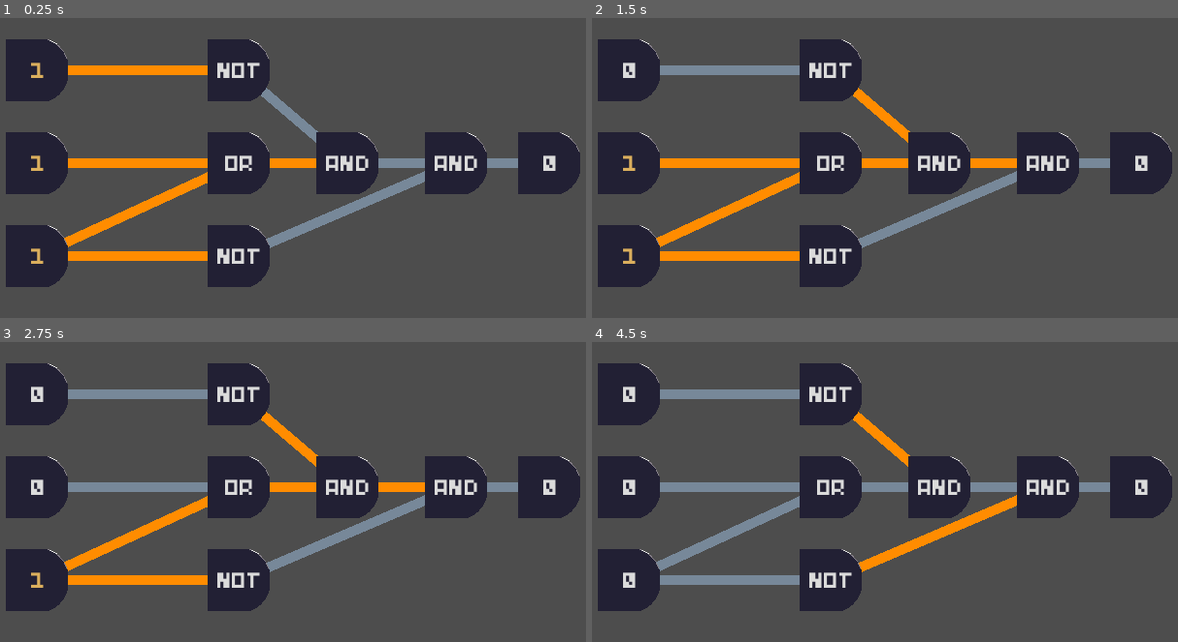
Above: before the commit, frames 1-4 (two rows, left to right).
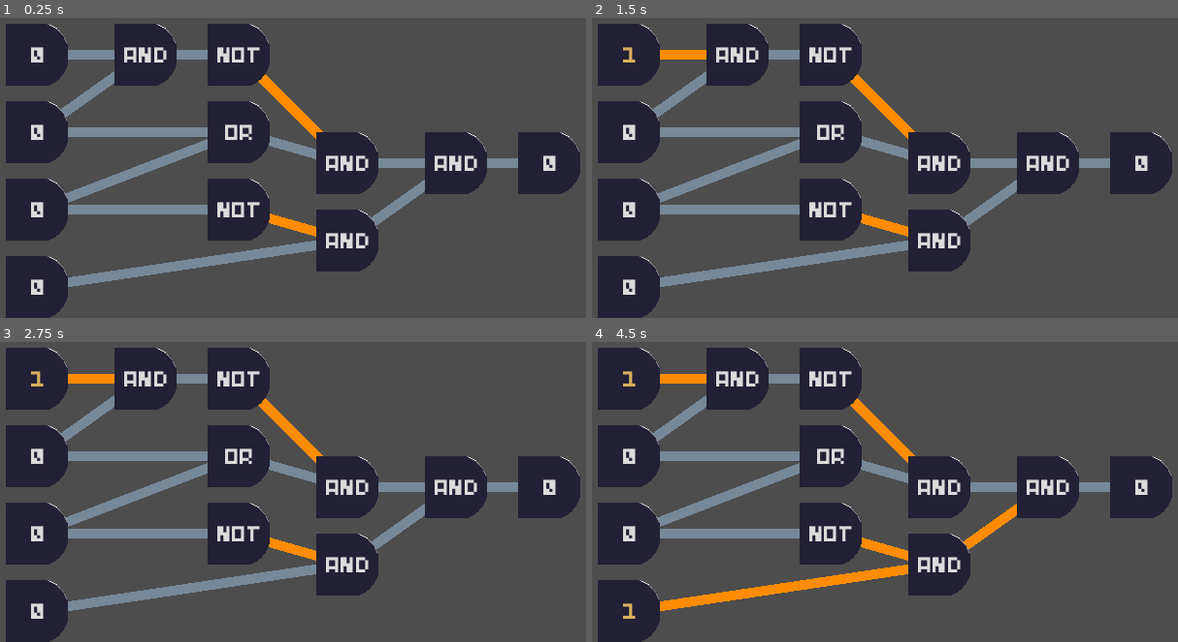
Above: after the commit, the same moments.

Repository: Glow-Project/gwj-60
Game: Godot game, scene res://levels/logicgates/logicgates.tscn
The game is run twice, just before and just after one commit, with the same random seed, the same clock (stepped at 60 frames per second) and the same inputs. The project has no main scene, so this scene is started directly.
Inputs (mouse positions are in pixels of both pictures, inside the frame that each line leads up to):
- Up to frame 1 (0.25 s): no input
- Up to frame 2 (1.5 s): tap Enter at 0.5 s; move the mouse to (627, 69) at 0.52 s; click (627, 69) at 0.67 s; tap Space at 1.25 s; move the mouse to (832, 69) at 1.27 s; click (832, 69) at 1.42 s
- Up to frame 3 (2.75 s): tap Enter at 2 s; move the mouse to (35, 486) at 2.02 s; click (35, 486) at 2.17 s
- Up to frame 4 (4.5 s): tap Space at 2.75, 4.25 s; move the mouse to (937, 486) at 2.77 s; click (937, 486) at 2.92 s; tap Enter at 3.5 s; move the mouse to (1142, 486) at 3.52 s; click (1142, 486) at 3.67 s; move the mouse to (627, 579) at 4.27 s; click (627, 579) at 4.42 s

The runs differ from the first frame. In frame 1, 25% of the frame differs, in the area x 0-73%, y 1-100%; in frame 2, 26%; in frame 3, 25%; in frame 4, 25%.

Commit message:
logiggates: more gates!

Diff:
--- a/components/logicgates/gate.gd
+++ b/components/logicgates/gate.gd
@@ -18,7 +18,7 @@
 @export var input1: GateConnection : set = set_input1
 @export var input2: GateConnection : set = set_input2
 
-var input_value: bool = true
+var input_value: bool = false
 
 var focus: bool = false
 
--- a/levels/logicgates/logicgates.tscn
+++ b/levels/logicgates/logicgates.tscn
@@ -7,9 +7,9 @@
 [node name="LogicGates" type="Node2D"]
 script = ExtResource("1_pyl2h")
 
-[node name="GateConnectionIn1Not" parent="." node_paths=PackedStringArray("source", "destination") instance=ExtResource("2_hem1n")]
+[node name="GateConnectionIn1Or2" parent="." node_paths=PackedStringArray("source", "destination") instance=ExtResource("2_hem1n")]
 source = NodePath("../In1")
-destination = NodePath("../Not")
+destination = NodePath("../Or2")
 
 [node name="GateConnectionNotAnd" parent="." node_paths=PackedStringArray("source", "destination") instance=ExtResource("2_hem1n")]
 source = NodePath("../Not")
@@ -18,6 +18,14 @@
 [node name="GateConnectionIn2Or" parent="." node_paths=PackedStringArray("source", "destination") instance=ExtResource("2_hem1n")]
 source = NodePath("../In2")
 destination = NodePath("../Or")
+
+[node name="GateConnectionOr2Not" parent="." node_paths=PackedStringArray("source", "destination") instance=ExtResource("2_hem1n")]
+source = NodePath("../Or2")
+destination = NodePath("../Not")
+
+[node name="GateConnectionIn2Or2" parent="." node_paths=PackedStringArray("source", "destination") instance=ExtResource("2_hem1n")]
+source = NodePath("../In2")
+destination = NodePath("../Or2")
 
 [node name="GateConnectionIn3Or" parent="." node_paths=PackedStringArray("source", "destination") instance=ExtResource("2_hem1n")]
 source = NodePath("../In3")
@@ -39,21 +47,29 @@
 source = NodePath("../And2")
 destination = NodePath("../Out")
 
-[node name="GateConnectionNot2And2" parent="." node_paths=PackedStringArray("source", "destination") instance=ExtResource("2_hem1n")]
-source = NodePath("../Not2")
+[node name="GateConnectionAnd3And2" parent="." node_paths=PackedStringArray("source", "destination") instance=ExtResource("2_hem1n")]
+source = NodePath("../And3")
 destination = NodePath("../And2")
 
+[node name="GateConnectionNot2And3" parent="." node_paths=PackedStringArray("source", "destination") instance=ExtResource("2_hem1n")]
+source = NodePath("../Not2")
+destination = NodePath("../And3")
+
+[node name="GateConnectionIn4And3" parent="." node_paths=PackedStringArray("source", "destination") instance=ExtResource("2_hem1n")]
+source = NodePath("../In4")
+destination = NodePath("../And3")
+
 [node name="In1" parent="." instance=ExtResource("1_sl0af")]
-position = Vector2(24, 32)
+position = Vector2(24, 24)
 type = 6
 
 [node name="Not" parent="." node_paths=PackedStringArray("input1") instance=ExtResource("1_sl0af")]
-position = Vector2(128, 32)
+position = Vector2(128, 24)
 type = 4
-input1 = NodePath("../GateConnectionIn1Not")
+input1 = NodePath("../GateConnectionOr2Not")
 
 [node name="In2" parent="." instance=ExtResource("1_sl0af")]
-position = Vector2(24, 80)
+position = Vector2(24, 64)
 type = 6
 
 [node name="And" parent="." node_paths=PackedStringArray("input1", "input2") instance=ExtResource("1_sl0af")]
@@ -67,11 +83,11 @@
 input1 = NodePath("../GateConnectionAnd2Out")
 
 [node name="In3" parent="." instance=ExtResource("1_sl0af")]
-position = Vector2(24, 128)
+position = Vector2(24, 104)
 type = 6
 
 [node name="Or" parent="." node_paths=PackedStringArray("input1", "input2") instance=ExtResource("1_sl0af")]
-position = Vector2(128, 80)
+position = Vector2(128, 64)
 type = 3
 input1 = NodePath("../GateConnectionIn2Or")
 input2 = NodePath("../GateConnectionIn3Or")
@@ -79,9 +95,23 @@
 [node name="And2" parent="." node_paths=PackedStringArray("input1", "input2") instance=ExtResource("1_sl0af")]
 position = Vector2(240, 80)
 input1 = NodePath("../GateConnectionAnd1And2")
-input2 = NodePath("../GateConnectionNot2And2")
+input2 = NodePath("../GateConnectionAnd3And2")
 
 [node name="Not2" parent="." node_paths=PackedStringArray("input1") instance=ExtResource("1_sl0af")]
-position = Vector2(128, 128)
+position = Vector2(128, 104)
 type = 4
 input1 = NodePath("../GateConnectionIn3Not2")
+
+[node name="Or2" parent="." node_paths=PackedStringArray("input1", "input2") instance=ExtResource("1_sl0af")]
+position = Vector2(80, 24)
+input1 = NodePath("../GateConnectionIn1Or2")
+input2 = NodePath("../GateConnectionIn2Or2")
+
+[node name="In4" parent="." instance=ExtResource("1_sl0af")]
+position = Vector2(24, 144)
+type = 6
+
+[node name="And3" parent="." node_paths=PackedStringArray("input1", "input2") instance=ExtResource("1_sl0af")]
+position = Vector2(184, 120)
+input1 = NodePath("../GateConnectionNot2And3")
+input2 = NodePath("../GateConnectionIn4And3")
